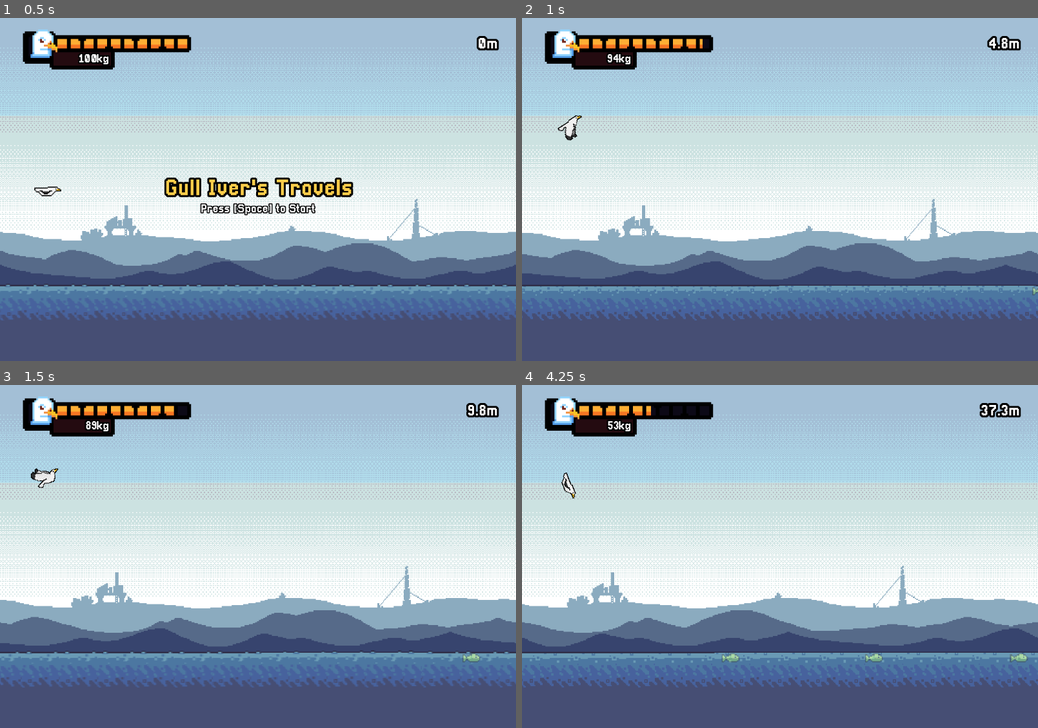
Above: before the commit, frames 1-4 (two rows, left to right).
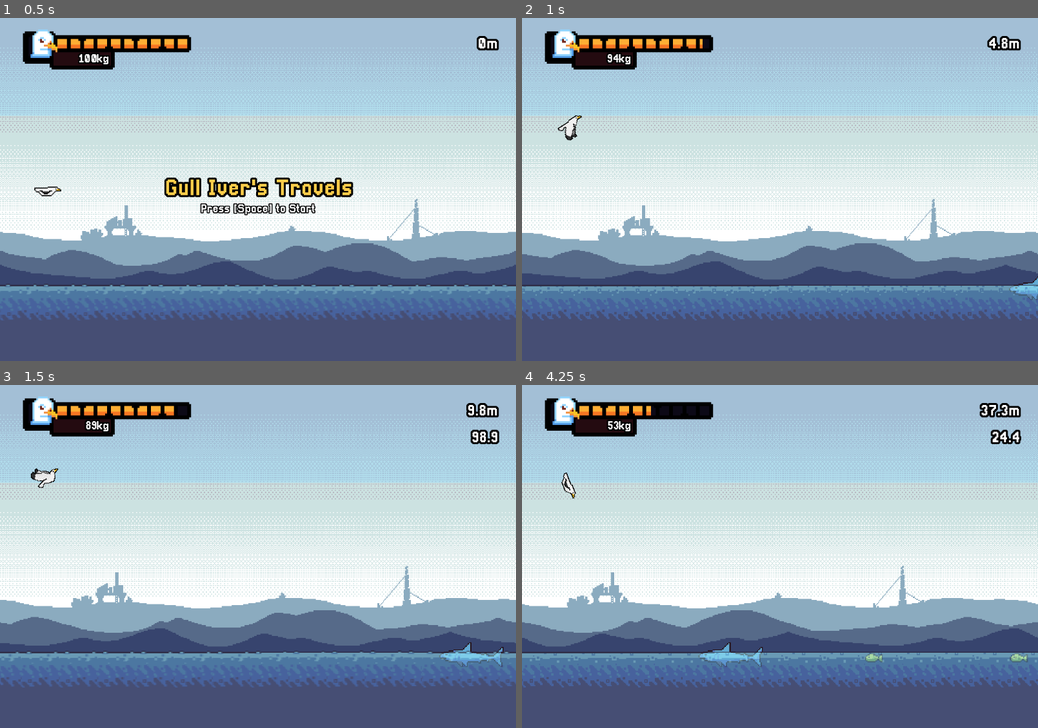
Above: after the commit, the same moments.

Repository: FakeThird/gull-ivers-travels
Game: Godot game, scene res://world.tscn
Same seed, same stepped clock (60 frames per second), same inputs: the game is played once before the commit and once after it.
Inputs:
- Up to frame 1 (0.5 s): no input
- Up to frame 2 (1 s): tap Space (flap) at 0.5 s; hold Space (flap) from 0.53 s (still down)
- Up to frame 3 (1.5 s): release Space (flap) at 1.28 s; tap Space (flap) at 1.35 s
- Up to frame 4 (4.25 s): tap Space (flap) at 1.52, 1.82, 2.85, 3.02, 3.32 s; hold Space (flap) 2.03-2.78 s; hold Space (flap) from 3.53 s (still down)

Frame 1 is identical in both runs. In frame 2, 0.2% of the frame differs, in the area x 94-100%, y 75-83%; in frame 3, 0.6%; in frame 4, 0.7%, in the area x 34-98%, y 12-83%.

Commit message:
feat: added timer_updated signal and more obstacle objects

Diff:
--- /dev/null
+++ b/buoy.gd
@@ -0,0 +1,5 @@
+extends Node2D
+
+func _on_visibility_changed() -> void:
+	if not visible:
+		queue_free()
--- /dev/null
+++ b/buoy.tscn
@@ -0,0 +1,44 @@
+[gd_scene load_steps=6 format=3 uid="uid://dxmyktka707cg"]
+
+[ext_resource type="Script" uid="uid://c471e43x2c2x4" path="res://buoy.gd" id="1_7e6i7"]
+[ext_resource type="Texture2D" uid="uid://imfmvdve8six" path="res://assets/fish/0.png" id="2_ckpt4"]
+[ext_resource type="PackedScene" uid="uid://bd8ornsc7t8lg" path="res://kill_area.tscn" id="3_1piul"]
+
+[sub_resource type="SpriteFrames" id="SpriteFrames_bp7ej"]
+animations = [{
+"frames": [{
+"duration": 1.0,
+"texture": ExtResource("2_ckpt4")
+}],
+"loop": true,
+"name": &"default",
+"speed": 5.0
+}]
+
+[sub_resource type="RectangleShape2D" id="RectangleShape2D_y3lyj"]
+size = Vector2(40, 82)
+
+[node name="Buoy" type="Node2D" groups=["buoys", "spawnables"]]
+script = ExtResource("1_7e6i7")
+
+[node name="AnimatedSprite2D" type="AnimatedSprite2D" parent="."]
+position = Vector2(-13.999999, -39)
+rotation = -1.5707964
+scale = Vector2(5.5, 5)
+sprite_frames = SubResource("SpriteFrames_bp7ej")
+autoplay = "default"
+
+[node name="KillArea" parent="." instance=ExtResource("3_1piul")]
+reason = "Buoy Kill Area"
+
+[node name="CollisionShape2D" parent="KillArea" index="0"]
+position = Vector2(-4, -39)
+shape = SubResource("RectangleShape2D_y3lyj")
+
+[node name="VisibleOnScreenNotifier2D" type="VisibleOnScreenNotifier2D" parent="."]
+position = Vector2(-24, -41)
+rect = Rect2(0, -39, 40, 82)
+
+[connection signal="visibility_changed" from="." to="." method="_on_visibility_changed"]
+
+[editable path="KillArea"]
--- a/fish.tscn
+++ b/fish.tscn
@@ -16,9 +16,9 @@
 }]
 
 [sub_resource type="RectangleShape2D" id="RectangleShape2D_6ik3a"]
-size = Vector2(32, 32)
+size = Vector2(40, 23)
 
-[node name="Fish" type="Node2D" groups=["fish"]]
+[node name="Fish" type="Node2D" groups=["fish", "spawnables"]]
 script = ExtResource("1_xu20i")
 
 [node name="Sprite2D" type="Sprite2D" parent="."]
@@ -36,6 +36,7 @@
 animation = &"idle"
 autoplay = "idle"
 offset = Vector2(0, 3)
+flip_h = true
 
 [node name="CollectArea" parent="." instance=ExtResource("2_hgn23")]
 collision_layer = 8
@@ -43,12 +44,12 @@
 value = 20.0
 
 [node name="CollisionShape2D" parent="CollectArea" index="0"]
-position = Vector2(0, 16)
+position = Vector2(0, 12.5)
 shape = SubResource("RectangleShape2D_6ik3a")
 
 [node name="VisibleOnScreenNotifier2D" type="VisibleOnScreenNotifier2D" parent="."]
 position = Vector2(-6, 10)
-rect = Rect2(-10, -10, 32, 32)
+rect = Rect2(-14, -9, 40, 23)
 
 [connection signal="visibility_changed" from="." to="." method="_on_visibility_changed"]
 
--- a/game_events.gd
+++ b/game_events.gd
@@ -2,5 +2,6 @@
 
 signal player_killed(reason: String)
 signal item_collected(type: String, count: int, value: float)
+signal timer_updated(percent: float, is_active: bool)
 #signal request_restart
 #signal score_updated(new_score: int)
--- a/hud.tscn
+++ b/hud.tscn
@@ -1,17 +1,18 @@
-[gd_scene load_steps=18 format=3 uid="uid://oo05xdye4s6t"]
+[gd_scene load_steps=19 format=3 uid="uid://oo05xdye4s6t"]
 
 [ext_resource type="FontFile" uid="uid://ccp68wpm6jlts" path="res://assets/font/Pixellari.ttf" id="1_37p78"]
-[ext_resource type="Script" uid="uid://cgwd27w5nddx2" path="res://hud.gd" id="1_64ctp"]
-[ext_resource type="Script" uid="uid://4duau1en7jqo" path="res://distance.gd" id="3_8sq4i"]
+[ext_resource type="Script" path="res://hud.gd" id="1_64ctp"]
+[ext_resource type="Script" path="res://distance.gd" id="3_8sq4i"]
 [ext_resource type="AudioStream" uid="uid://drxgreou5f7d2" path="res://assets/audio/milestone1.wav" id="4_1xsix"]
 [ext_resource type="AudioStream" uid="uid://b0wbuuk0pncgr" path="res://assets/audio/milestone2.wav" id="5_rftc2"]
 [ext_resource type="AudioStream" uid="uid://c4ad0bdondg3k" path="res://assets/audio/milestone3.wav" id="6_61f8s"]
+[ext_resource type="Script" uid="uid://b6khfnqpcrhji" path="res://meter.gd" id="7_4u2vk"]
 [ext_resource type="Texture2D" uid="uid://bw7rdx2popnp1" path="res://assets/player_stats/background.png" id="7_g10ll"]
 [ext_resource type="Texture2D" uid="uid://cbrvyg4jsvj7b" path="res://assets/player_stats/frame.png" id="8_gpiub"]
 [ext_resource type="Texture2D" uid="uid://cn83wh5ndv0nu" path="res://assets/player_stats/stamina.png" id="9_amv7k"]
-[ext_resource type="Script" uid="uid://db7g16ce4riig" path="res://stats.gd" id="10_gpiub"]
+[ext_resource type="Script" path="res://stats.gd" id="10_gpiub"]
 [ext_resource type="Resource" uid="uid://bi5eyb4uavcrs" path="res://player_stats.tres" id="11_amv7k"]
-[ext_resource type="Script" uid="uid://btmf4e6vc5qwx" path="res://weight.gd" id="12_1fv7p"]
+[ext_resource type="Script" path="res://weight.gd" id="12_1fv7p"]
 
 [sub_resource type="LabelSettings" id="LabelSettings_64ctp"]
 font = ExtResource("1_37p78")
@@ -63,6 +64,20 @@
 
 [node name="Milestone" type="AudioStreamPlayer" parent="Distance"]
 stream = SubResource("AudioStreamRandomizer_g10ll")
+
+[node name="Meter" type="Label" parent="."]
+anchors_preset = 1
+anchor_left = 1.0
+anchor_right = 1.0
+offset_left = -79.0
+offset_top = 96.0
+offset_right = -37.0
+offset_bottom = 128.0
+grow_horizontal = 0
+text = "0m"
+label_settings = SubResource("LabelSettings_64ctp")
+horizontal_alignment = 1
+script = ExtResource("7_4u2vk")
 
 [node name="Title" type="Label" parent="."]
 anchors_preset = 14
--- a/kill_area.gd
+++ b/kill_area.gd
@@ -3,6 +3,7 @@
 @onready var timer: Timer = $Timer
 @export var wait_time: float = 0.01
 @export var reason: String = "Kill Area"
+@export var export_timer: bool = false
 
 signal kill_area_entered
 signal kill_area_exited
@@ -11,15 +12,26 @@
 	if timer:
 		timer.wait_time = wait_time
 
+func _process(_delta: float) -> void:
+	if export_timer and not timer.is_stopped():
+		var percent = timer.time_left / timer.wait_time
+		GameEvents.timer_updated.emit(percent, true)
+
 func _on_body_entered(body: Node2D) -> void:
-	kill_area_entered.emit()
 	if body is Player:
+		kill_area_entered.emit()
 		timer.start()
+		if export_timer:
+			GameEvents.timer_updated.emit(1.0, true)
 
 func _on_body_exited(body: Node2D) -> void:
-	kill_area_exited.emit()
 	if body is Player:
+		kill_area_exited.emit()
 		timer.stop()
+		if export_timer:
+			GameEvents.timer_updated.emit(0.0, false)
 
 func _on_timer_timeout() -> void:
 	GameEvents.player_killed.emit(reason)
+	if export_timer:
+		GameEvents.timer_updated.emit(0.0, false)
--- /dev/null
+++ b/meter.gd
@@ -0,0 +1,12 @@
+extends Label
+
+func _ready():
+	visible = false
+	GameEvents.timer_updated.connect(_on_timer_updated)
+
+func _on_timer_updated(percent: float, is_active: bool):
+	if is_active:
+		visible = true
+		text = "%.1f" % (percent * 100.0)
+	else:
+		visible = false
--- a/player.gd
+++ b/player.gd
@@ -67,6 +67,9 @@
 	current_state = PlayerState.DEAD
 	movement_component.stop()
 
+	if weight_component:
+		weight_component.stop()
+
 	if animation_component:
 		animation_component.play("death")
 
--- a/project.godot
+++ b/project.godot
@@ -24,6 +24,10 @@
 window/size/viewport_width=1080
 window/size/viewport_height=720
 
+[global_group]
+
+spawnables=""
+
 [input]
 
 flap={
--- /dev/null
+++ b/rock.gd
@@ -0,0 +1,5 @@
+extends Node2D
+
+func _on_visibility_changed() -> void:
+	if not visible:
+		queue_free()
--- /dev/null
+++ b/rock.tscn
@@ -0,0 +1,44 @@
+[gd_scene load_steps=6 format=3 uid="uid://b5qwe8hurcxbe"]
+
+[ext_resource type="Script" uid="uid://cn1eufdbuuygh" path="res://rock.gd" id="1_wecdg"]
+[ext_resource type="Texture2D" uid="uid://imfmvdve8six" path="res://assets/fish/0.png" id="2_46y1q"]
+[ext_resource type="PackedScene" uid="uid://bd8ornsc7t8lg" path="res://kill_area.tscn" id="3_o54ku"]
+
+[sub_resource type="SpriteFrames" id="SpriteFrames_gtey5"]
+animations = [{
+"frames": [{
+"duration": 1.0,
+"texture": ExtResource("2_46y1q")
+}],
+"loop": true,
+"name": &"default",
+"speed": 5.0
+}]
+
+[sub_resource type="RectangleShape2D" id="RectangleShape2D_nnrwk"]
+size = Vector2(150, 190)
+
+[node name="Rock" type="Node2D" groups=["rocks", "spawnables"]]
+script = ExtResource("1_wecdg")
+
+[node name="AnimatedSprite2D" type="AnimatedSprite2D" parent="."]
+position = Vector2(-37.3036, 65.1855)
+rotation = -1.5707964
+scale = Vector2(12.59062, 18.621313)
+sprite_frames = SubResource("SpriteFrames_gtey5")
+autoplay = "default"
+
+[node name="KillArea" parent="." instance=ExtResource("3_o54ku")]
+reason = "Buoy Kill Area"
+
+[node name="CollisionShape2D" parent="KillArea" index="0"]
+position = Vector2(0, 65)
+shape = SubResource("RectangleShape2D_nnrwk")
+
+[node name="VisibleOnScreenNotifier2D" type="VisibleOnScreenNotifier2D" parent="."]
+position = Vector2(-75, 117)
+rect = Rect2(0, -147, 150, 190)
+
+[connection signal="visibility_changed" from="." to="." method="_on_visibility_changed"]
+
+[editable path="KillArea"]
--- a/shark.gd
+++ b/shark.gd
@@ -10,13 +10,14 @@
 
 func _process(delta: float) -> void:
 	if velocity.length() > 0.1:
-		$AnimatedSprite2D.rotation = lerp_angle($AnimatedSprite2D.rotation, velocity.angle(), 0.2)
+		$AnimatedSprite2D.rotation = lerp_angle($AnimatedSprite2D.rotation, velocity.angle() + PI, 0.2)
 
 func _physics_process(delta: float):
 	velocity.y += gravity * delta
 	position.y += velocity.y * delta
 
 	if velocity.y > 0 and position.y > 515:
+		$Splash.play()
 		queue_free()
 
 func _on_trigger_area_body_entered(body: Node2D) -> void:
--- a/shark.tscn
+++ b/shark.tscn
@@ -18,12 +18,12 @@
 }]
 
 [sub_resource type="RectangleShape2D" id="RectangleShape2D_k17ol"]
-size = Vector2(107, 23.000008)
+size = Vector2(129.00006, 23.000011)
 
 [sub_resource type="RectangleShape2D" id="RectangleShape2D_d5pdq"]
 size = Vector2(50, 1440)
 
-[node name="Shark" type="Node2D" groups=["sharks"]]
+[node name="Shark" type="Node2D" groups=["sharks", "spawnables"]]
 script = ExtResource("1_rwmi6")
 
 [node name="Sprite2D" type="Sprite2D" parent="."]
@@ -41,6 +41,7 @@
 animation = &"idle"
 autoplay = "idle"
 offset = Vector2(0, 2)
+flip_h = true
 
 [node name="KillArea" parent="AnimatedSprite2D" instance=ExtResource("2_d5pdq")]
 scale = Vector2(0.39999998, 0.39999998)
@@ -48,15 +49,15 @@
 reason = "Shark Kill Area"
 
 [node name="CollisionShape2D" parent="AnimatedSprite2D/KillArea" index="0"]
-position = Vector2(6.4999986, 8.499998)
-scale = Vector2(0.9999997, 0.9999997)
+position = Vector2(-2.4999938, 9.499999)
+scale = Vector2(0.99999934, 0.99999934)
 shape = SubResource("RectangleShape2D_k17ol")
 
 [node name="TriggerArea" type="Area2D" parent="."]
 collision_layer = 2
 
 [node name="CollisionShape2D" type="CollisionShape2D" parent="TriggerArea"]
-position = Vector2(-41, 0)
+position = Vector2(-35, 0)
 shape = SubResource("RectangleShape2D_d5pdq")
 
 [node name="Chomp" type="AudioStreamPlayer2D" parent="."]
--- /dev/null
+++ b/ship.gd
@@ -0,0 +1,5 @@
+extends Node2D
+
+func _on_visibility_changed() -> void:
+	if not visible:
+		queue_free()
--- /dev/null
+++ b/ship.tscn
@@ -0,0 +1,44 @@
+[gd_scene load_steps=6 format=3 uid="uid://lphejilergf4"]
+
+[ext_resource type="Script" uid="uid://cxveggggahdfc" path="res://ship.gd" id="1_v4325"]
+[ext_resource type="Texture2D" uid="uid://imfmvdve8six" path="res://assets/fish/0.png" id="2_c3vuw"]
+[ext_resource type="PackedScene" uid="uid://bd8ornsc7t8lg" path="res://kill_area.tscn" id="3_78o8j"]
+
+[sub_resource type="SpriteFrames" id="SpriteFrames_xpsff"]
+animations = [{
+"frames": [{
+"duration": 1.0,
+"texture": ExtResource("2_c3vuw")
+}],
+"loop": true,
+"name": &"default",
+"speed": 5.0
+}]
+
+[sub_resource type="RectangleShape2D" id="RectangleShape2D_pb2vj"]
+size = Vector2(446, 317)
+
+[node name="Ship" type="Node2D" groups=["ships", "spawnables"]]
+script = ExtResource("1_v4325")
+
+[node name="AnimatedSprite2D" type="AnimatedSprite2D" parent="."]
+position = Vector2(2, -235)
+scale = Vector2(30, 40)
+sprite_frames = SubResource("SpriteFrames_xpsff")
+autoplay = "default"
+flip_h = true
+
+[node name="KillArea" parent="." instance=ExtResource("3_78o8j")]
+reason = "Buoy Kill Area"
+
+[node name="CollisionShape2D" parent="KillArea" index="0"]
+position = Vector2(2, -155.5)
+shape = SubResource("RectangleShape2D_pb2vj")
+
+[node name="VisibleOnScreenNotifier2D" type="VisibleOnScreenNotifier2D" parent="."]
+position = Vector2(-175, -33)
+rect = Rect2(-44, -281, 445, 315)
+
+[connection signal="visibility_changed" from="." to="." method="_on_visibility_changed"]
+
+[editable path="KillArea"]
--- a/spawner.gd
+++ b/spawner.gd
@@ -4,6 +4,9 @@
 @export var world: World
 @export var fish_scene: PackedScene
 @export var shark_scene: PackedScene
+@export var buoy_scene: PackedScene
+@export var rock_scene: PackedScene
+@export var ship_scene: PackedScene
 
 var last_spawn_x = 0
 var spawn_interval = 300
@@ -23,21 +26,28 @@
 	var chance = randf()
 	var new_obj
 
-	if chance <= 0.70:
+	if chance <= 0.50:
 		new_obj = fish_scene.instantiate()
-	else:
+	elif chance <= 0.85:
 		new_obj = shark_scene.instantiate()
+	elif chance <= 0.95:
+		new_obj = buoy_scene.instantiate()
+	elif chance <= 0.99:
+		new_obj = rock_scene.instantiate()
+	elif chance <= 1.00:
+		new_obj = ship_scene.instantiate()
 
 	world.add_child(new_obj)
 	new_obj.position = global_position
 
 func clear() -> void:
-	clear_group("fish")
-	clear_group("sharks")
+	clear_group("spawnables")
 
 func clear_group(group_name: String) -> void:
-	var items = world.get_tree().get_nodes_in_group(group_name)
+	var items = get_tree().get_nodes_in_group(group_name)
+	print(items)
 	for item in items:
+		print("removed")
 		item.queue_free()
 
 func start() -> void:
--- a/world.tscn
+++ b/world.tscn
@@ -1,15 +1,14 @@
-[gd_scene load_steps=24 format=3 uid="uid://bkvcno2k442a6"]
+[gd_scene load_steps=32 format=3 uid="uid://bkvcno2k442a6"]
 
 [ext_resource type="PackedScene" uid="uid://djecfjb5wt7sf" path="res://player.tscn" id="1_f3sb7"]
 [ext_resource type="Script" uid="uid://ddnifn0cphh3u" path="res://world.gd" id="1_fj7yv"]
 [ext_resource type="Texture2D" uid="uid://b4da280dbyo2g" path="res://assets/background/1.png" id="2_k3n1d"]
 [ext_resource type="Texture2D" uid="uid://do24j0sl70gnj" path="res://assets/background/2.png" id="3_2o6r5"]
 [ext_resource type="Texture2D" uid="uid://bb1t87rd48noj" path="res://assets/background/3.png" id="4_70uel"]
-[ext_resource type="PackedScene" uid="uid://3gw0yro342k8" path="res://kill_zone.tscn" id="4_aqk2v"]
+[ext_resource type="PackedScene" uid="uid://bdcglf40u43lp" path="res://kill_zone.tscn" id="4_aqk2v"]
 [ext_resource type="PackedScene" uid="uid://j84gngqbsq0p" path="res://shark.tscn" id="5_036b0"]
 [ext_resource type="Texture2D" uid="uid://c0jcibhuqnigi" path="res://assets/background/4.png" id="5_hiqwa"]
 [ext_resource type="Texture2D" uid="uid://dl3ndnsecsdrx" path="res://assets/background/5.png" id="6_2u3nc"]
-[ext_resource type="PackedScene" uid="uid://b8v1imb3h0xdn" path="res://fish.tscn" id="6_dwbse"]
 [ext_resource type="PackedScene" uid="uid://daylihhq0kjcp" path="res://follow_camera.tscn" id="7_gbfbk"]
 [ext_resource type="PackedScene" uid="uid://bhwigvbtrgv32" path="res://spawner.tscn" id="7_pkg7o"]
 [ext_resource type="AudioStream" uid="uid://fpagmd4cp85e" path="res://assets/audio/theme.wav" id="8_ikiii"]
@@ -20,6 +19,12 @@
 [ext_resource type="AudioStream" uid="uid://mm8us1hrn341" path="res://assets/audio/oceanwaves.wav" id="13_2o6r5"]
 [ext_resource type="PackedScene" uid="uid://oo05xdye4s6t" path="res://hud.tscn" id="14_70uel"]
 [ext_resource type="AudioStream" uid="uid://co5kq8lwii7a4" path="res://assets/audio/splash.wav" id="14_bc84e"]
+[ext_resource type="Script" path="res://fish.gd" id="15_mc2jv"]
+[ext_resource type="Texture2D" uid="uid://imfmvdve8six" path="res://assets/fish/0.png" id="16_bo7i5"]
+[ext_resource type="PackedScene" uid="uid://bgpaobvr22jw6" path="res://collect_area.tscn" id="17_4h6ng"]
+[ext_resource type="PackedScene" uid="uid://dxmyktka707cg" path="res://buoy.tscn" id="17_bc84e"]
+[ext_resource type="PackedScene" uid="uid://b5qwe8hurcxbe" path="res://rock.tscn" id="18_wukud"]
+[ext_resource type="PackedScene" uid="uid://lphejilergf4" path="res://ship.tscn" id="21_o3ebs"]
 
 [sub_resource type="WorldBoundaryShape2D" id="WorldBoundaryShape2D_tlwt5"]
 normal = Vector2(0, 1)
@@ -36,6 +41,33 @@
 frame_2/texture = ExtResource("11_ikiii")
 frame_2/duration = 2.0
 
+[sub_resource type="SpriteFrames" id="SpriteFrames_oovoc"]
+animations = [{
+"frames": [{
+"duration": 1.0,
+"texture": ExtResource("16_bo7i5")
+}],
+"loop": true,
+"name": &"idle",
+"speed": 5.0
+}]
+
+[sub_resource type="RectangleShape2D" id="RectangleShape2D_6ik3a"]
+size = Vector2(40, 23)
+
+[sub_resource type="PackedScene" id="PackedScene_k83mh"]
+_bundled = {
+"conn_count": 1,
+"conns": PackedInt32Array(1073741831, 1073741830, 34, 33, 2, 0, 0),
+"editable_instances": [NodePath("CollectArea")],
+"names": PackedStringArray("Fish", "Node2D", "fish", "spawnables", "script", "Sprite2D", "Sprite2D", "ColorRect", "ColorRect", "visible", "offset_left", "offset_right", "offset_bottom", "color", "AnimatedSprite2D", "AnimatedSprite2D", "scale", "sprite_frames", "animation", "autoplay", "offset", "flip_h", "CollectArea", "collision_layer", "type", "value", "CollisionShape2D", "position", "shape", "VisibleOnScreenNotifier2D", "VisibleOnScreenNotifier2D", "position", "rect", "_on_visibility_changed", "visibility_changed"),
+"node_count": 7,
+"node_paths": [NodePath("."), NodePath("./Sprite2D"), NodePath("."), NodePath("."), NodePath("./CollectArea"), NodePath("."), NodePath("."), NodePath(".")],
+"nodes": PackedInt32Array(-1, -1, 1, 0, -1, 1, 4, 0, 2, 2, 3, 1073741824, 0, 6, 5, -1, 0, 0, 1073741825, 0, 8, 7, -1, 5, 9, 1, 10, 2, 11, 3, 12, 4, 13, 5, 0, 1073741826, 0, 15, 14, -1, 6, 16, 6, 17, 7, 18, 8, 19, 9, 20, 10, 21, 11, 0, 1073741827, 0, 2147483647, 22, 12, 3, 23, 13, 24, 14, 25, 15, 0, 1073741828, -1, 2147483647, 262170, -1, 2, 27, 16, 28, 17, 0, 1073741829, 0, 30, 29, -1, 2, 31, 18, 32, 19, 0),
+"variants": [ExtResource("15_mc2jv"), false, -16.0, 16.0, 32.0, Color(0.10980392, 0.74509805, 0, 1), Vector2(2.5, 2.5), SubResource("SpriteFrames_oovoc"), &"idle", "idle", Vector2(0, 3), true, ExtResource("17_4h6ng"), 8, "Fish", 20.0, Vector2(0, 12.5), SubResource("RectangleShape2D_6ik3a"), Vector2(-6, 10), Rect2(-14, -9, 40, 23)],
+"version": 3
+}
+
 [node name="World" type="Node2D"]
 script = ExtResource("1_fj7yv")
 
@@ -125,6 +157,7 @@
 position = Vector2(0, 205)
 rotation = 3.1415927
 reason = "Sky Kill Area"
+export_timer = true
 
 [node name="Sea" parent="." node_paths=PackedStringArray("splash") instance=ExtResource("4_aqk2v")]
 visibility_layer = 2
@@ -157,6 +190,7 @@
 [node name="KillArea" parent="Sea" index="1"]
 position = Vector2(0, -160)
 reason = "Sea Kill Area"
+export_timer = true
 
 [node name="Player" parent="." groups=["player"] instance=ExtResource("1_f3sb7")]
 position = Vector2(100, 360)
@@ -169,8 +203,11 @@
 [node name="Spawner" parent="FollowCamera" node_paths=PackedStringArray("world") instance=ExtResource("7_pkg7o")]
 position = Vector2(1080, 200)
 world = NodePath("../..")
-fish_scene = ExtResource("6_dwbse")
+fish_scene = SubResource("PackedScene_k83mh")
 shark_scene = ExtResource("5_036b0")
+buoy_scene = ExtResource("17_bc84e")
+rock_scene = ExtResource("18_wukud")
+ship_scene = ExtResource("21_o3ebs")
 
 [node name="Theme" type="AudioStreamPlayer2D" parent="FollowCamera"]
 position = Vector2(-100, -360)
Not shown, added: buoy.gd.uid
Not shown: 1 places in fish.tscn that only renumber resources
Not shown, added: meter.gd.uid
Not shown, added: rock.gd.uid
Not shown, added: ship.gd.uid
